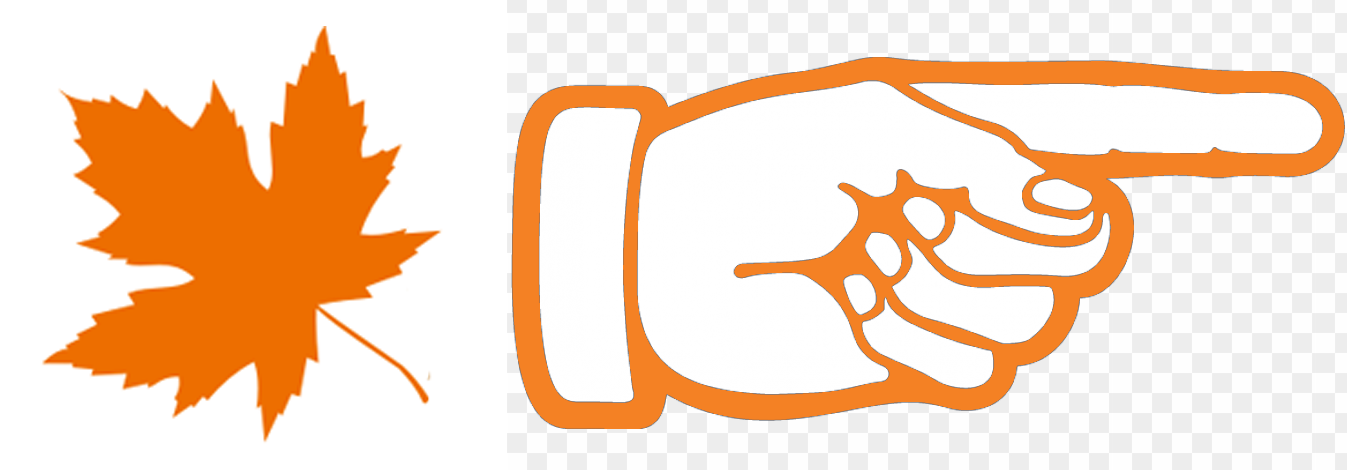
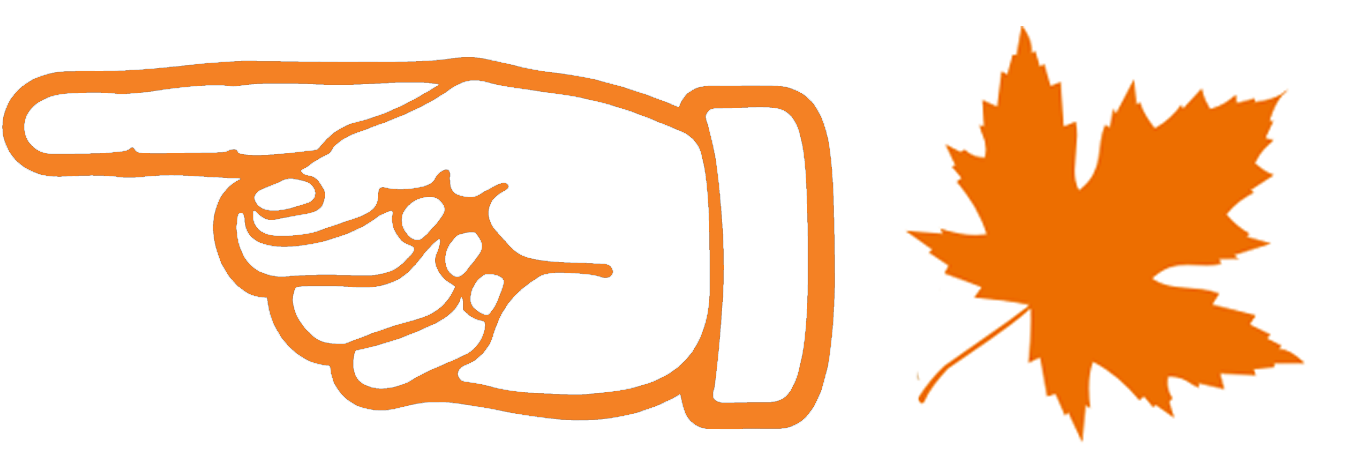
Layered file, before and after one edit (1347x470). Changes by layer:
painted on "Layer 2" over [2, 0, 1347, 470]
painted on "Layer 1" over [2, 0, 1347, 470]
